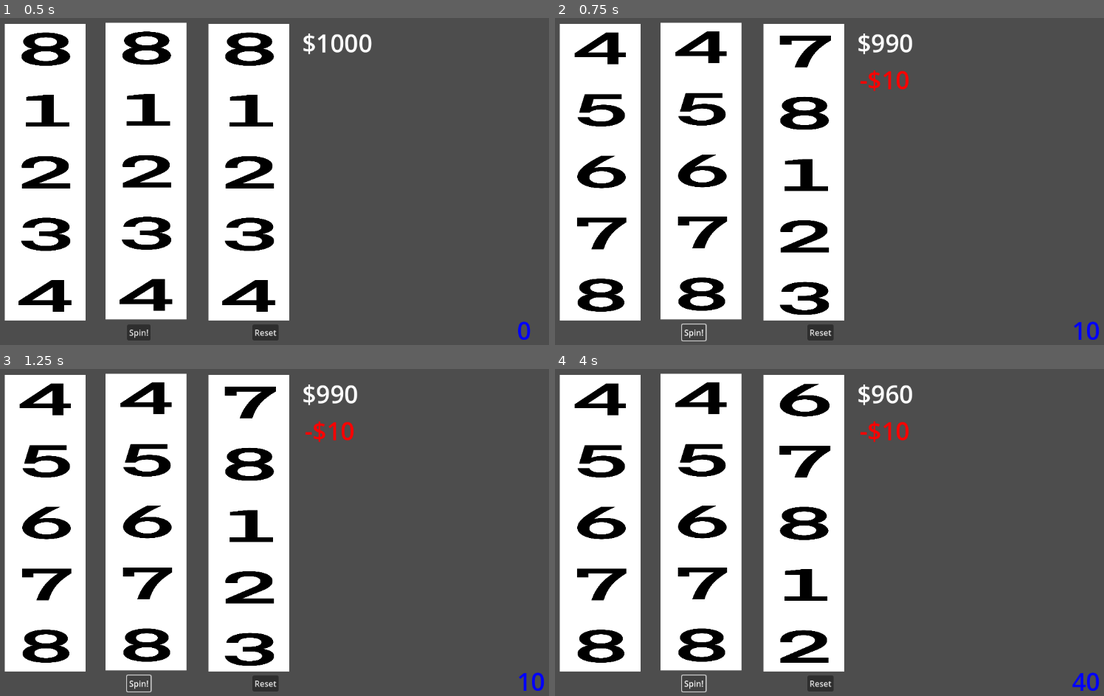
Above: before the commit, frames 1-4 (two rows, left to right).
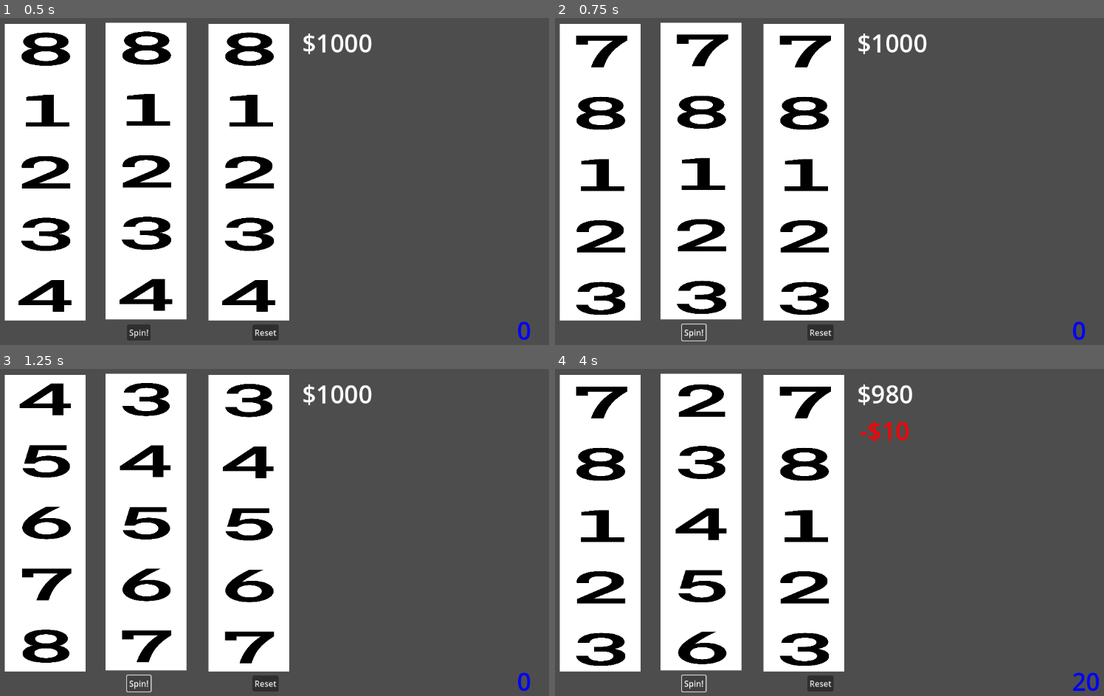
Above: after the commit, the same moments.

Repository: DaTimeKeeper/Slots
Game: Godot game, scene res://SlotWheels.tscn
Same seed, same stepped clock (60 frames per second), same inputs: the game is played once before the commit and once after it.
Inputs:
- Up to frame 1 (0.5 s): no input
- Up to frame 2 (0.75 s): click "Spin!" at 0.5 s
- Up to frame 3 (1.25 s): no input
- Up to frame 4 (4 s): click "Spin!" at 1.25 s; click "Spin!" at 2 s; tap Enter at 3.5 s

Frame 1 is identical in both runs. In frame 2, 6.0% of the frame differs, in the area x 3-100%, y 4-99%; in frame 3, 5.8%; in frame 4, 8.3%, in the area x 3-97%, y 4-99%.

Commit message:
add spinning animation

Diff:
--- a/SlotWheels.gd
+++ b/SlotWheels.gd
@@ -58,24 +58,16 @@
 
 
 func _on_button_pressed():
-	if moneyValue-10>=0:
+	if moneyValue-10>=0 && $Wheel3/Timer.time_left <= 0:
 		hiddenBank+=10
 		moneyValue-=10
+		$Wheel1/AnimatedSprite2D.play("spin")
+		$Wheel1/Timer.start()
+		$Wheel2/AnimatedSprite2D.play("spin")
+		$Wheel2/Timer.start()
+		$Wheel3/AnimatedSprite2D.play("spin")
+		$Wheel3/Timer.start()
 		SpinWheels()
-		$Wheel1/AnimatedSprite2D.frame=IconFrames[WheelOneValue-1]
-		$Wheel2/AnimatedSprite2D.frame=IconFrames[WheelTwoValue-1]
-		$Wheel3/AnimatedSprite2D.frame=IconFrames[WheelThreeValue-1]
-		if WheelOneValue == WheelTwoValue && WheelOneValue == WheelThreeValue:
-			moneyValue += WeightValues[WheelOneValue-1]
-			hiddenBank -= WeightValues[WheelOneValue-1]
-			$Win.text="+$"+str(WeightValues[WheelOneValue-1])
-			$Win.set("theme_override_colors/font_color", Color(0, 1, 0))
-		else:
-			$Win.text="-$10"
-			$Win.set("theme_override_colors/font_color", Color(1, 0, 0))
-	$HiddenBank.text = str(hiddenBank)
-	$MoneyLabel.text = "$"+str(moneyValue)
-
 
 func _on_reset_button_pressed():
 	moneyValue = 1000
@@ -83,3 +75,25 @@
 	$HiddenBank.text = str(hiddenBank)
 	$MoneyLabel.text = "$"+str(moneyValue)
 	$Win.text=""
+
+func _on_Wheel3_timer_timeout():
+	$Wheel3/AnimatedSprite2D.stop()
+	$Wheel3/AnimatedSprite2D.frame=IconFrames[WheelThreeValue-1]
+	if WheelOneValue == WheelTwoValue && WheelOneValue == WheelThreeValue:
+		moneyValue += WeightValues[WheelOneValue-1]
+		hiddenBank -= WeightValues[WheelOneValue-1]
+		$Win.text="+$"+str(WeightValues[WheelOneValue-1])
+		$Win.set("theme_override_colors/font_color", Color(0, 1, 0))
+	else:
+		$Win.text="-$10"
+		$Win.set("theme_override_colors/font_color", Color(1, 0, 0))
+	$HiddenBank.text = str(hiddenBank)
+	$MoneyLabel.text = "$"+str(moneyValue)
+
+func _on_Wheel2_timer_timeout():
+	$Wheel2/AnimatedSprite2D.stop()
+	$Wheel2/AnimatedSprite2D.frame=IconFrames[WheelTwoValue-1]
+
+func _on_Wheel1_timer_timeout():
+	$Wheel1/AnimatedSprite2D.stop()
+	$Wheel1/AnimatedSprite2D.frame=IconFrames[WheelOneValue-1]
--- a/SlotWheels.tscn
+++ b/SlotWheels.tscn
@@ -70,7 +70,7 @@
 "texture": ExtResource("16_62jab")
 }],
 "loop": true,
-"name": &"default",
+"name": &"spin",
 "speed": 16.0
 }]
 
@@ -83,6 +83,11 @@
 position = Vector2(146, 310)
 scale = Vector2(0.0731481, 0.151042)
 sprite_frames = SubResource("SpriteFrames_043vx")
+animation = &"spin"
+
+[node name="Timer" type="Timer" parent="Wheel1"]
+wait_time = 0.5
+one_shot = true
 
 [node name="Wheel2" type="StaticBody2D" parent="."]
 
@@ -90,6 +95,11 @@
 position = Vector2(343, 308)
 scale = Vector2(0.0731481, 0.151042)
 sprite_frames = SubResource("SpriteFrames_043vx")
+animation = &"spin"
+
+[node name="Timer" type="Timer" parent="Wheel2"]
+wait_time = 0.7
+one_shot = true
 
 [node name="Wheel3" type="StaticBody2D" parent="."]
 
@@ -97,6 +107,10 @@
 position = Vector2(544, 310)
 scale = Vector2(0.0731481, 0.151042)
 sprite_frames = SubResource("SpriteFrames_043vx")
+animation = &"spin"
+
+[node name="Timer" type="Timer" parent="Wheel3"]
+one_shot = true
 
 [node name="Button" type="Button" parent="."]
 anchors_preset = 8
@@ -169,5 +183,8 @@
 grow_vertical = 2
 text = "Reset"
 
+[connection signal="timeout" from="Wheel1/Timer" to="." method="_on_Wheel1_timer_timeout"]
+[connection signal="timeout" from="Wheel2/Timer" to="." method="_on_Wheel2_timer_timeout"]
+[connection signal="timeout" from="Wheel3/Timer" to="." method="_on_Wheel3_timer_timeout"]
 [connection signal="pressed" from="Button" to="." method="_on_button_pressed"]
 [connection signal="pressed" from="ResetButton" to="." method="_on_reset_button_pressed"]
Not shown, added: web/index.apple-touch-icon.png.import
Not shown, added: web/index.icon.png.import
Not shown, added: web/index.png.import
